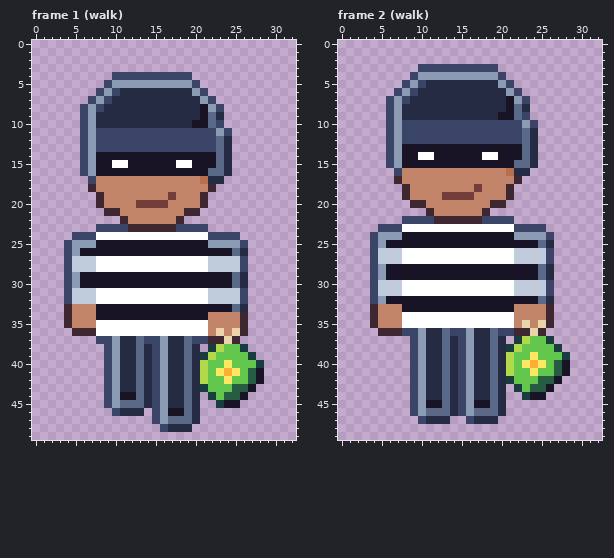
Edited in one commit: pixel-art file (art/depths/thief@69.aseprite). Above is the file before it was changed.
33x50 pixels, 8 frames. Shown: frame 1 (walk), frame 2 (walk). The commit also changed other frames, which this record leaves out.
After:
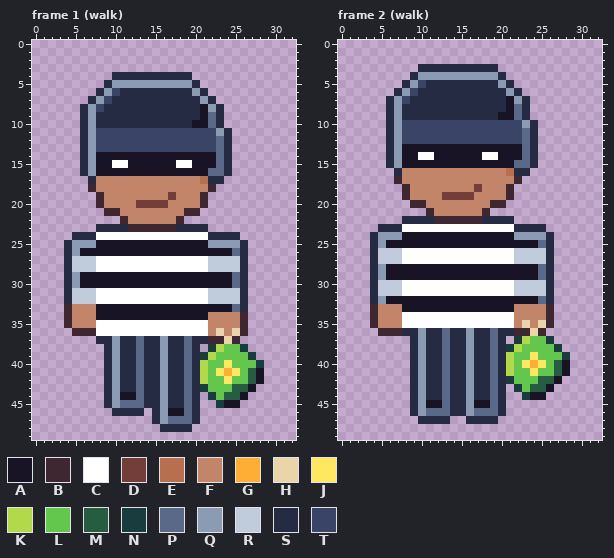
Palette (. is transparent): A #181425  B #3e2731  C #ffffff  D #733e39  E #b86f50  F #c28569  G #feae34  H #ead4aa  J #fee761  K #b2d94a  L #63c74d  M #265c42  N #193c3e  P #5a6988  Q #8b9bb4  R #c0cbdc  S #262b44  T #3a4466
What changed:
Frame 1 (walk):
y 4: x 10..19 TTTTTTTTTT -> SSSSSSSSSS
y 5: x 9 T -> S; x 20 T -> S
y 6: x 8 T -> S; x 21 T -> S
y 7: x 7 T -> S; x 22 T -> S
y 8: x 6 T -> S; x 23 T -> S
y 9: x 6 T -> S
y 10: x 6 T -> S; x 23 T -> S
y 11: x 6 T -> S; x 24 T -> S
y 12..16: x 6 T -> S
y 17: x 7 T -> S
y 23: x 8..11 TTTT -> SSSS; x 18..21 TTTT -> SSSS
y 24: x 5..7 TTT -> SSS; x 22..25 TTTT -> SSSS
y 25: x 4 T -> S; x 26 T -> S
y 26: x 4 T -> S
y 27..28: x 4 T -> S; x 26 T -> S
y 29..30: x 4 T -> S
y 31..32: x 4 T -> S; x 26 T -> S
y 37: x 8..9 TT -> SS; x 14..15 TT -> SS; x 20..21 TT -> SS
y 38..45: x 9 T -> S; x 15 T -> S
y 46: x 10 T -> S; x 15 T -> S
y 47: x 15 T -> S
y 48: x 16 T -> S
Frame 2 (walk):
y 3: x 10..19 TTTTTTTTTT -> SSSSSSSSSS
y 4: x 9 T -> S; x 20 T -> S
y 5: x 8 T -> S; x 21 T -> S
y 6: x 7 T -> S; x 22 T -> S
y 7: x 6 T -> S; x 23 T -> S
y 8: x 6 T -> S
y 9: x 6 T -> S; x 23 T -> S
y 10: x 6 T -> S; x 24 T -> S
y 11..15: x 6 T -> S
y 16: x 7 T -> S
y 22: x 8..11 TTTT -> SSSS; x 18..21 TTTT -> SSSS
y 23: x 5..7 TTT -> SSS; x 22..25 TTTT -> SSSS
y 24: x 4 T -> S; x 26 T -> S
y 25: x 4 T -> S
y 26..27: x 4 T -> S; x 26 T -> S
y 28..29: x 4 T -> S
y 30..31: x 4 T -> S; x 26 T -> S
y 32: x 4 T -> S
y 36: x 8..9 TT -> SS; x 14..15 TT -> SS; x 20..21 TT -> SS
y 37..46: x 9 T -> S; x 15 T -> S
y 47: x 10 T -> S; x 16 T -> S
